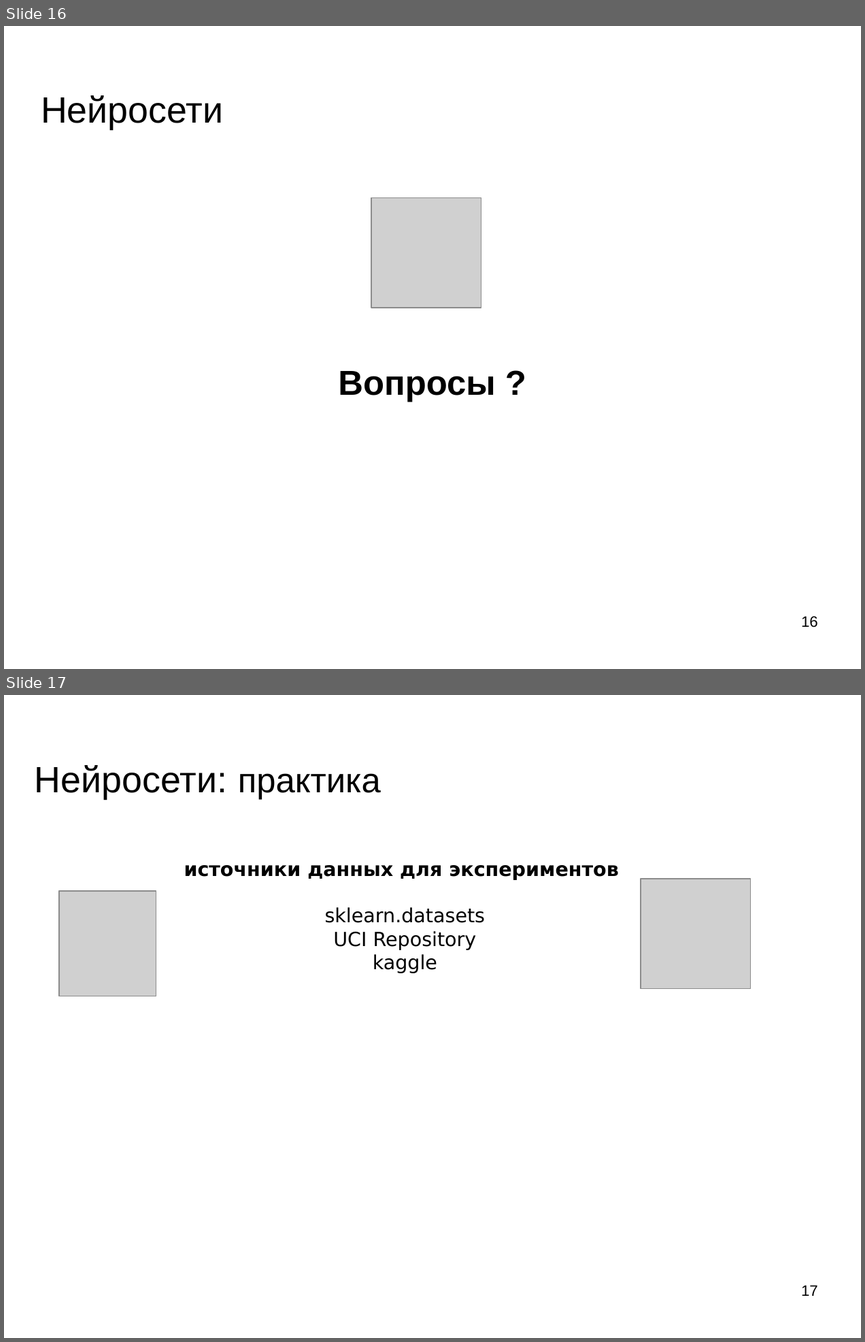
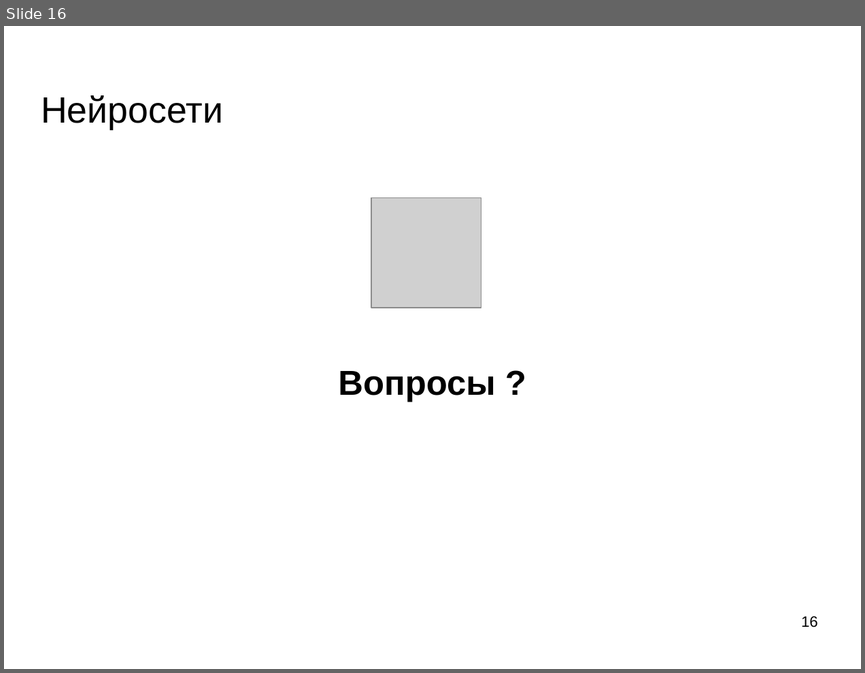
Before and after one commit to mechanoid5/ml_lectorium_legacy, a slide deck: 22-translator.odp. Shown one above the other, each under a label of ours: slides 16 and 17 before the commit, slide 16 after it. The pictures are 865x1342 and 865x673 pixels, drawn with LibreOffice and Linux fonts; fonts in the diff are those of the drawing; grey boxes stand for pictures; background and template pictures are left out. Boxes give left, top, right and bottom in pixels: in the first picture for what was removed or moved away, otherwise in the second. Text is boxed around its words. In the diff, an @@ line names an element or a change of style, - is before the commit and + after.

```diff
--- a/22-translator.odp
+++ b/22-translator.odp
@@ slide 17 removed at bbox=[4, 695, 861, 1338], background picture (left out) @@
@@ title removed at bbox=[35, 765, 381, 799] @@
-Нейросети: практика
@@ text removed at bbox=[184, 865, 618, 973] @@
-источники данных для экспериментов
-sklearn.datasets
-UCI Repository
-kaggle
@@ picture removed at bbox=[59, 891, 156, 996] @@
@@ picture removed at bbox=[640, 879, 751, 989] @@
@@ page number removed at bbox=[801, 1285, 818, 1295] @@
-17
```
Also in this commit, not shown: 3 slides changed, 1 slide added, 1 other slide removed, 3 other files.
